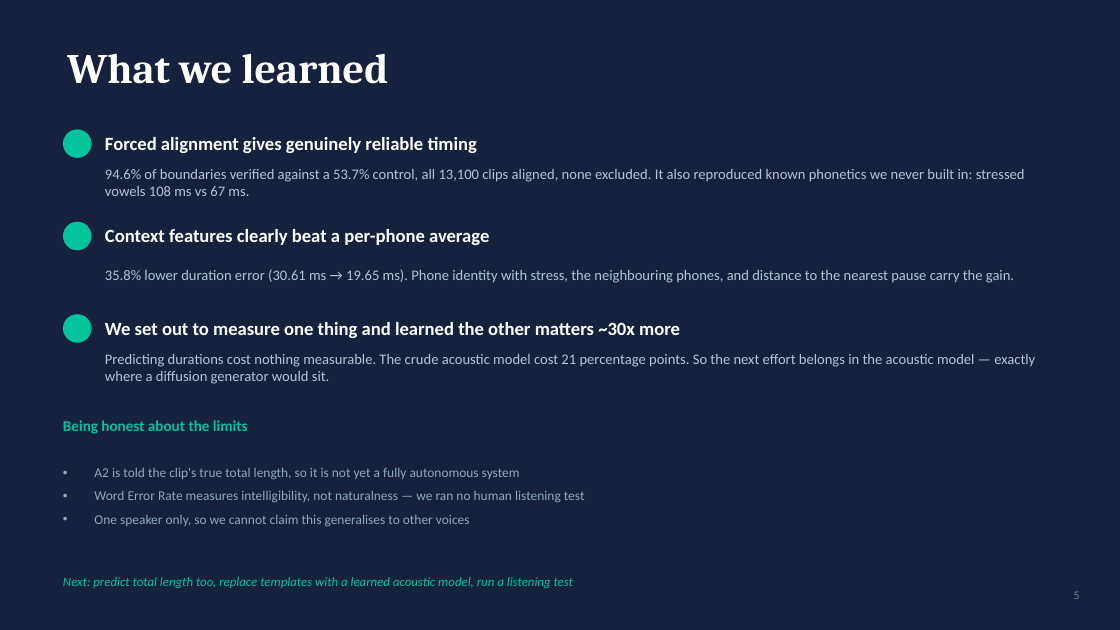
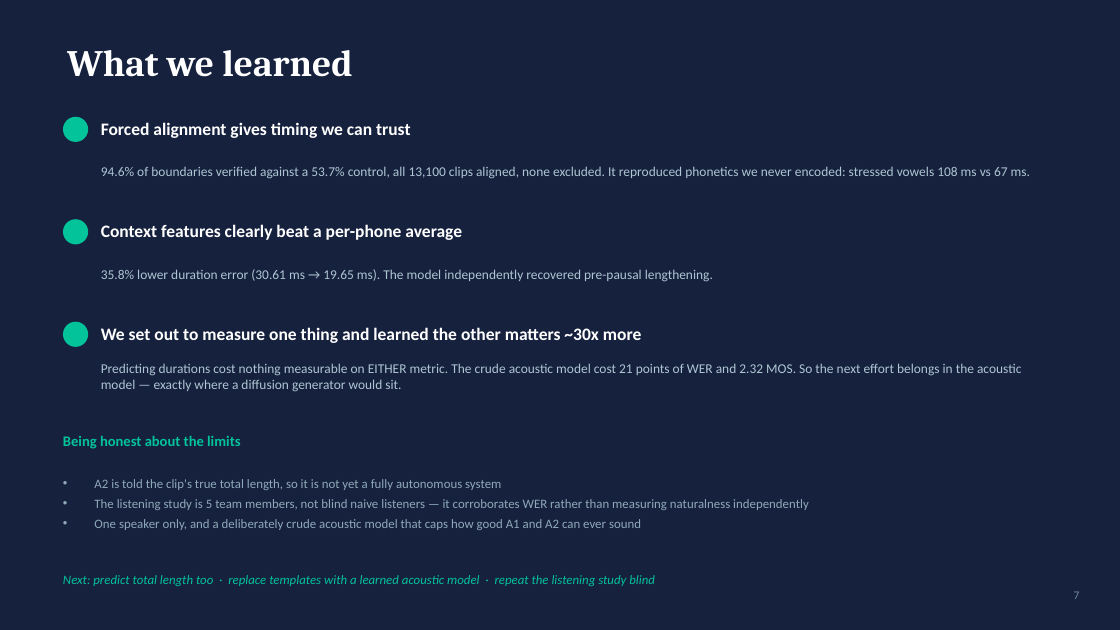
Before and after one commit to 1Kunalvats9/audio_generation, a slide deck: slide 7 of docs/Phonetic_Guided_Speech_Generation.pptx (slide 5 before the commit). Drawn at 1120x630 pixels with LibreOffice and Linux fonts; fonts in the diff are those of the drawing. Boxes give left, top, right and bottom in pixels: in the first picture for what was removed or moved away, otherwise in the second. Text is boxed around its words. In the diff, an @@ line names an element or a change of style, - is before the commit and + after.

Commit message:
Expand the slide deck from 5 to 7 slides
The deck under-represented the actual work: the three duration models got a
single bullet, there was no metrics slide, and the listening study was missing
entirely.

New slide 4 (The models we built) separates what we TRAINED -- per-phone mean,
ridge, boosted trees, with their test MAE -- from what we USED pre-trained
(MFA, HiFi-GAN, Whisper), since claiming credit for the latter would be wrong.
It also states the task, the 21 text-only features, the log target and the
leakage guard.

New slide 5 (How we measured) gives each metric and, for each, why it was
chosen over the obvious alternative: MAE over RMSE/MAPE/R-squared, WER over
MCD, why CER is reported alongside, why MOS is needed at all, and why both a
Wilcoxon and a paired t-test are reported when they disagree.

Slide 6 now carries all three result sets -- the duration table with and
without silence, the four systems with WER and MOS, and the per-step chain --
plus the permutation-importance finding that dist_sil_right is 19x more
important than dist_sil_left, i.e. the model recovered pre-pausal lengthening.

Every number is still read from the result CSVs at build time. Validation
passes, 7 slides, no geometry or text-overflow problems.

```diff
--- a/docs/Phonetic_Guided_Speech_Generation.pptx
+++ b/docs/Phonetic_Guided_Speech_Generation.pptx
@@ title "What we learned" at [67, 50, 352, 77]: size 36 to 32 pt @@
@@ ellipse: place and size @@
-ellipse at [63, 129, 92, 158]
+ellipse at [63, 117, 88, 142]
@@ text at [101, 122, 410, 138]: text changed; size 16 to 15 pt @@
-Forced alignment gives genuinely reliable timing
+Forced alignment gives timing we can trust
@@ text at [101, 166, 1030, 179]: text changed; size 12.5 to 11.5 pt @@
-94.6% of boundaries verified against a 53.7% control, all 13,100 clips aligned, none excluded. It also reproduced known phonetics we never built in: stressed vowels 108 ms vs 67 ms.
+94.6% of boundaries verified against a 53.7% control, all 13,100 clips aligned, none excluded. It reproduced phonetics we never encoded: stressed vowels 108 ms vs 67 ms.
@@ ellipse: place and size @@
-ellipse at [63, 222, 92, 250]
+ellipse at [63, 219, 88, 245]
@@ text "Context features clearly beat a ..." at [101, 224, 462, 240]: size 16 to 15 pt @@
@@ text at [101, 269, 713, 282]: text changed; size 12.5 to 11.5 pt @@
-35.8% lower duration error (30.61 ms → 19.65 ms). Phone identity with stress, the neighbouring phones, and distance to the nearest pause carry the gain.
+35.8% lower duration error (30.61 ms → 19.65 ms). The model independently recovered pre-pausal lengthening.
@@ ellipse: place and size @@
-ellipse at [63, 314, 92, 343]
+ellipse at [63, 322, 88, 347]
@@ text "We set out to measure ..." at [101, 327, 641, 343]: size 16 to 15 pt @@
@@ text at [101, 363, 1021, 392]: text changed; size 12.5 to 11.5 pt @@
-Predicting durations cost nothing measurable. The crude acoustic model cost 21 percentage points. So the next effort belongs in the acoustic model — exactly where a diffusion generator would sit.
+Predicting durations cost nothing measurable on EITHER metric. The crude acoustic model cost 21 points of WER and 2.32 MOS. So the next effort belongs in the acoustic model — exactly where a diffusion generator would sit.
@@ text "Being honest about the limits": place and size @@
-text "Being honest about the limits" at [63, 420, 248, 434]
+text "Being honest about the limits" at [63, 436, 240, 449]
@@ text "Being honest about the limits" at [63, 436, 240, 449]: size 13 to 12.5 pt @@
@@ text "A2 is told the clip's ...": place and size @@
-text "A2 is told the clip's ..." at [94, 467, 585, 526]
+text "A2 is told the clip's ..." at [94, 479, 809, 530]
@@ text at [94, 479, 501, 490]: size 11.5 to 11 pt in "A2 is told the clip's true total ..."; less space between paragraphs @@
@@ text at [94, 499, 809, 530]: text changed; size 11.5 to 11 pt @@
-• Word Error Rate measures intelligibility, not naturalness — we ran no human listening test
-• One speaker only, so we cannot claim this generalises to other voices
+• The listening study is 5 team members, not blind naive listeners — it corroborates WER rather than measuring naturalness independently
+• One speaker only, and a deliberately crude acoustic model that caps how good A1 and A2 can ever sound
@@ text at [63, 575, 655, 586]: text changed @@
-Next: predict total length too, replace templates with a learned acoustic model, run a listening test
+Next: predict total length too · replace templates with a learned acoustic model · repeat the listening study blind
@@ page number at [1074, 591, 1080, 599]: text changed @@
-5
+7
```
Also in this commit, not shown: 3 other slides changed, 3 slides added, 1 slide removed, 1 other file.
